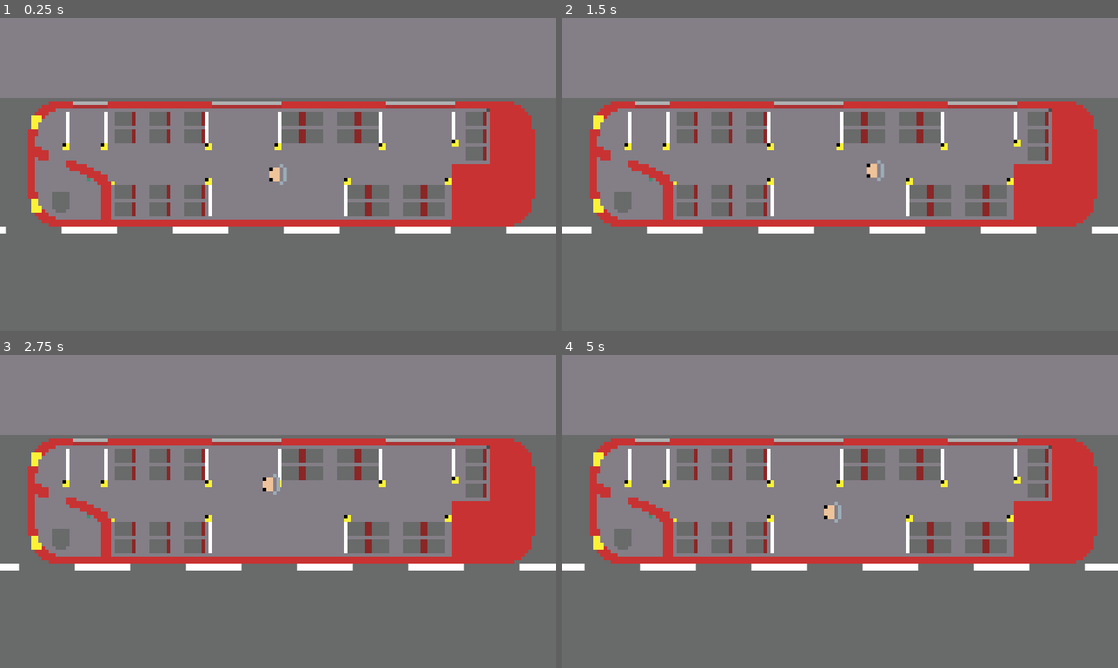
Above: before the commit, frames 1-4 (two rows, left to right).
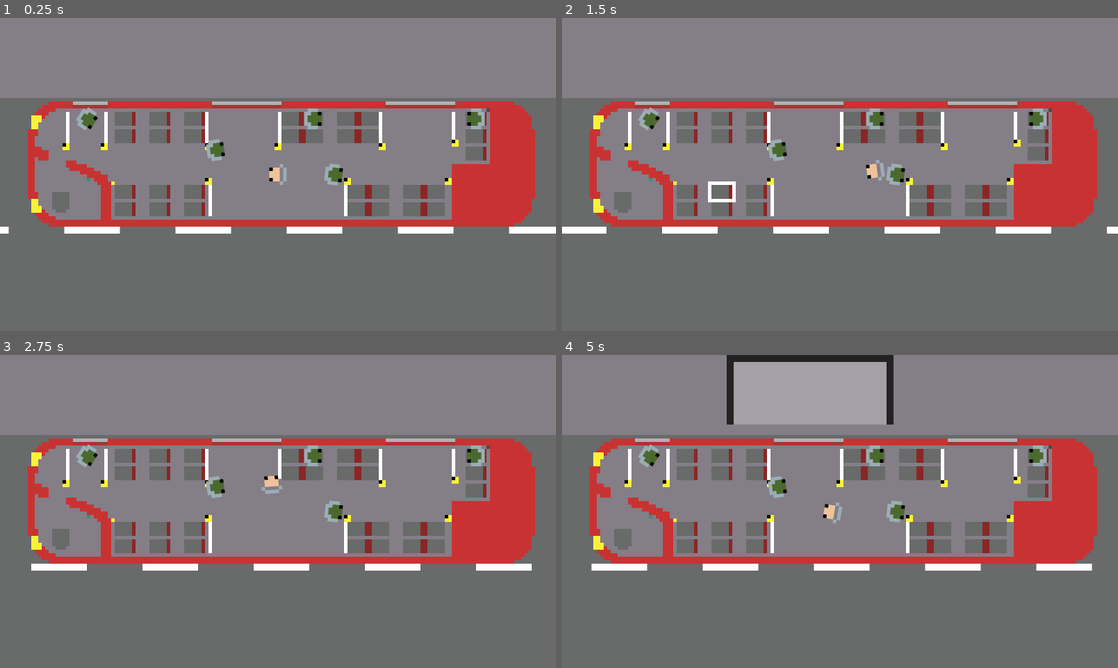
Above: after the commit, the same moments.

Repository: senseibobo/homeless
Game: Godot game, scene res://world/world.tscn
Same seed, same stepped clock (60 frames per second), same inputs: the game is played once before the commit and once after it.
Inputs (mouse positions are in pixels of both pictures, inside the frame that each line leads up to):
- Up to frame 1 (0.25 s): no input
- Up to frame 2 (1.5 s): move the mouse to (962, 158) at 0.52 s; click (962, 158) at 0.67 s; move the mouse to (728, 190) at 1.27 s; click (728, 190) at 1.42 s
- Up to frame 3 (2.75 s): move the mouse to (333, 442) at 2.02 s; click (333, 442) at 2.17 s
- Up to frame 4 (5 s): move the mouse to (812, 574) at 2.77 s; click (812, 574) at 2.92 s; move the mouse to (1006, 558) at 3.52 s; click (1006, 558) at 3.67 s; move the mouse to (673, 464) at 4.27 s; click (673, 464) at 4.42 s

The runs differ from the first frame. In frame 1, 1.0% of the frame differs, in the area x 1-92%, y 28-69%; in frame 2, 1.7%; in frame 3, 2.8%; in frame 4, 9.6%, in the area x 0-100%, y 0-69%.

Commit message:
added stations and npcs and stuff

Diff:
--- a/bus/bus.gd
+++ b/bus/bus.gd
@@ -1,5 +1,8 @@
 class_name Bus
 extends StaticBody2D
+
+
+static var current_bus: Bus
 
 
 signal open_doors
@@ -7,27 +10,50 @@
 
 
 var current_speed: float = 0.0
-var max_speed: float = 100.0
-var acceleration_time: float = 1.5
-var deceleration_time: float = 1.0
-@export var road: Road
+var max_speed: float = 200.0
+var acceleration_time: float = 2.0
+var deceleration_time: float = 2.4
+var chairs: Array[BusChair]
+var overcrowdedness: int = randi_range(3,10)
+@export var npc_scene: PackedScene
+@export var spawn_markers_node: Node2D
 
 
-func _ready() -> void:
+func do_driving_loop():
 	while true:
 		await start_driving()
-		await get_tree().create_timer(10.0).timeout
+		await get_tree().create_timer(1.0).timeout
 		await stop_driving()
-		await get_tree().create_timer(0.5).timeout
-		open_doors.emit()
-		await get_tree().create_timer(2.0).timeout
-		close_doors.emit()
-		await get_tree().create_timer(1.0).timeout
+
+
+func _ready():
+	for i in overcrowdedness:
+		var arr = spawn_markers_node.get_children()
+		var marker: Node2D = arr.pop_at(randi()%arr.size())
+		spawn_npc(marker.global_position)
+
+
+func spawn_npc(pos: Vector2):
+	var npc = npc_scene.instantiate()
+	npc.global_position = pos
+	npc.inside_bus = self
+	npc.global_rotation = randf()*TAU
+	add_child(npc)
+	if randi()%2 == 0:
+		var chair_index = randi()%31
+		var chair: BusChair = chairs[chair_index]
+		if chair.person_sitting == null:
+			npc.sit_on_chair(chair)
 
 
 func _process(delta):
-	if road:
-		road.movement_speed = current_speed
+	if current_bus == self:
+		if Road.road:
+			Road.road.movement_speed = current_speed
+	else:
+		global_position.x -= current_speed*delta
+		if global_position.x < -160:
+			queue_free()
 
 
 func start_driving():
@@ -39,4 +65,40 @@
 func stop_driving():
 	var tween: Tween = create_tween()
 	tween.tween_property(self, "current_speed", 0.0, deceleration_time)
+	var a = current_speed / deceleration_time
+	if current_bus == self:
+		Road.road.spawn_station(get_s_from_v0at(current_speed, a, deceleration_time), deceleration_time)
 	await tween.finished
+	await get_tree().create_timer(0.5).timeout
+	open_doors.emit()
+	await get_tree().create_timer(2.0).timeout
+	close_doors.emit()
+	await get_tree().create_timer(1.0).timeout
+
+
+func get_s_from_v0at(v0: float, a: float, t: float):
+	return v0*t - (2*a*pow(t,2.0))
+
+
+func _on_bus_area_body_entered(body: Node2D) -> void:
+	if body is Player:
+		current_bus = self
+		body.inside_bus = self
+
+
+func _on_bus_area_body_exited(body: Node2D) -> void:
+	if body is Player and current_bus == self:
+		current_bus = null
+		body.inside_bus = null
+
+
+func get_nearest_chair(to_position: Vector2, unoccupied: bool = true):
+	var nearest: BusChair = null
+	var nearest_distance: float = INF
+	for chair in chairs:
+		if unoccupied and chair.person_sitting != null: continue
+		var distance: float = chair.global_position.distance_to(to_position)
+		if distance < nearest_distance:
+			nearest_distance = distance
+			nearest = chair
+	return nearest
--- a/bus/bus.tscn
+++ b/bus/bus.tscn
@@ -1,8 +1,10 @@
-[gd_scene load_steps=16 format=3 uid="uid://b7t8pali5iwt4"]
+[gd_scene load_steps=19 format=3 uid="uid://b7t8pali5iwt4"]
 
 [ext_resource type="Texture2D" uid="uid://g3ptllkce4vr" path="res://bus/bus.png" id="1_scm5v"]
 [ext_resource type="Script" uid="uid://cpkvd8sqhe2w2" path="res://bus/bus.gd" id="1_turen"]
+[ext_resource type="PackedScene" uid="uid://0h7017aggg6i" path="res://people/npc.tscn" id="2_2e8t0"]
 [ext_resource type="PackedScene" uid="uid://cbxgji3vfp4nv" path="res://bus/door/bus_door.tscn" id="2_e3qt0"]
+[ext_resource type="PackedScene" uid="uid://wmht6527uk0u" path="res://bus/chair/bus_chair.tscn" id="4_phasv"]
 
 [sub_resource type="RectangleShape2D" id="RectangleShape2D_e3qt0"]
 size = Vector2(2, 36)
@@ -40,8 +42,14 @@
 [sub_resource type="RectangleShape2D" id="RectangleShape2D_rpoxf"]
 size = Vector2(30, 2)
 
-[node name="Bus" type="StaticBody2D" groups=["navigation_polygon_source_geometry_group"]]
+[sub_resource type="RectangleShape2D" id="RectangleShape2D_uumjb"]
+size = Vector2(140, 32)
+
+[node name="Bus" type="StaticBody2D" node_paths=PackedStringArray("spawn_markers_node") groups=["navigation_polygon_source_geometry_group"]]
+z_index = -1
 script = ExtResource("1_turen")
+npc_scene = ExtResource("2_2e8t0")
+spawn_markers_node = NodePath("SpawnMarkers")
 
 [node name="Sprite2D" type="Sprite2D" parent="."]
 texture = ExtResource("1_scm5v")
@@ -136,3 +144,175 @@
 [node name="CollisionShape2D5" type="CollisionShape2D" parent="."]
 position = Vector2(16, -17)
 shape = SubResource("RectangleShape2D_rpoxf")
+
+[node name="BusChair" parent="." instance=ExtResource("4_phasv")]
+position = Vector2(-44, -13)
+edge_chair = true
+
+[node name="BusChair2" parent="." instance=ExtResource("4_phasv")]
+position = Vector2(-34, -13)
+edge_chair = true
+
+[node name="BusChair3" parent="." instance=ExtResource("4_phasv")]
+position = Vector2(-24, -13)
+edge_chair = true
+
+[node name="BusChair4" parent="." instance=ExtResource("4_phasv")]
+position = Vector2(-44, -8)
+
+[node name="BusChair5" parent="." instance=ExtResource("4_phasv")]
+position = Vector2(-34, -8)
+
+[node name="BusChair6" parent="." instance=ExtResource("4_phasv")]
+position = Vector2(-24, -8)
+
+[node name="BusChair7" parent="." instance=ExtResource("4_phasv")]
+position = Vector2(-44, 8)
+
+[node name="BusChair8" parent="." instance=ExtResource("4_phasv")]
+position = Vector2(-34, 8)
+
+[node name="BusChair9" parent="." instance=ExtResource("4_phasv")]
+position = Vector2(-24, 8)
+
+[node name="BusChair10" parent="." instance=ExtResource("4_phasv")]
+position = Vector2(-44, 13)
+edge_chair = true
+
+[node name="BusChair11" parent="." instance=ExtResource("4_phasv")]
+position = Vector2(-34, 13)
+edge_chair = true
+
+[node name="BusChair12" parent="." instance=ExtResource("4_phasv")]
+position = Vector2(-24, 13)
+edge_chair = true
+
+[node name="BusChair13" parent="." instance=ExtResource("4_phasv")]
+position = Vector2(23, 8)
+
+[node name="BusChair14" parent="." instance=ExtResource("4_phasv")]
+position = Vector2(29, 8)
+rotation = 3.14159
+
+[node name="BusChair16" parent="." instance=ExtResource("4_phasv")]
+position = Vector2(23, 13)
+edge_chair = true
+
+[node name="BusChair17" parent="." instance=ExtResource("4_phasv")]
+position = Vector2(29, 13)
+rotation = 3.14159
+edge_chair = true
+
+[node name="BusChair15" parent="." instance=ExtResource("4_phasv")]
+position = Vector2(39, 8)
+
+[node name="BusChair29" parent="." instance=ExtResource("4_phasv")]
+position = Vector2(57, -3)
+
+[node name="BusChair30" parent="." instance=ExtResource("4_phasv")]
+position = Vector2(57, -8)
+
+[node name="BusChair31" parent="." instance=ExtResource("4_phasv")]
+position = Vector2(57, -13)
+edge_chair = true
+
+[node name="BusChair18" parent="." instance=ExtResource("4_phasv")]
+position = Vector2(45, 8)
+rotation = 3.14159
+
+[node name="BusChair19" parent="." instance=ExtResource("4_phasv")]
+position = Vector2(39, 13)
+edge_chair = true
+
+[node name="BusChair20" parent="." instance=ExtResource("4_phasv")]
+position = Vector2(45, 13)
+rotation = 3.14159
+edge_chair = true
+
+[node name="BusChair21" parent="." instance=ExtResource("4_phasv")]
+position = Vector2(20, -13)
+edge_chair = true
+
+[node name="BusChair22" parent="." instance=ExtResource("4_phasv")]
+position = Vector2(26, -13)
+rotation = 3.14159
+edge_chair = true
+
+[node name="BusChair23" parent="." instance=ExtResource("4_phasv")]
+position = Vector2(20, -8)
+
+[node name="BusChair24" parent="." instance=ExtResource("4_phasv")]
+position = Vector2(26, -8)
+rotation = 3.14159
+
+[node name="BusChair25" parent="." instance=ExtResource("4_phasv")]
+position = Vector2(4, -13)
+edge_chair = true
+
+[node name="BusChair26" parent="." instance=ExtResource("4_phasv")]
+position = Vector2(10, -13)
+rotation = 3.14159
+edge_chair = true
+
+[node name="BusChair27" parent="." instance=ExtResource("4_phasv")]
+position = Vector2(4, -8)
+
+[node name="BusChair28" parent="." instance=ExtResource("4_phasv")]
+position = Vector2(10, -8)
+rotation = 3.14159
+
+[node name="BusArea" type="Area2D" parent="."]
+input_pickable = false
+
+[node name="CollisionShape2D" type="CollisionShape2D" parent="BusArea"]
+shape = SubResource("RectangleShape2D_uumjb")
+
+[node name="SpawnMarkers" type="Node2D" parent="."]
+
+[node name="Marker2D" type="Marker2D" parent="SpawnMarkers"]
+position = Vector2(-55, -10)
+
+[node name="Marker2D2" type="Marker2D" parent="SpawnMarkers"]
+position = Vector2(-18, -1)
+
+[node name="Marker2D3" type="Marker2D" parent="SpawnMarkers"]
+position = Vector2(-15, 12)
+
+[node name="Marker2D4" type="Marker2D" parent="SpawnMarkers"]
+position = Vector2(-10, 12)
+
+[node name="Marker2D5" type="Marker2D" parent="SpawnMarkers"]
+position = Vector2(-5, 12)
+
+[node name="Marker2D6" type="Marker2D" parent="SpawnMarkers"]
+position = Vector2(0, 12)
+
+[node name="Marker2D7" type="Marker2D" parent="SpawnMarkers"]
+position = Vector2(5, 12)
+
+[node name="Marker2D8" type="Marker2D" parent="SpawnMarkers"]
+position = Vector2(10, 12)
+
+[node name="Marker2D9" type="Marker2D" parent="SpawnMarkers"]
+position = Vector2(15, 12)
+
+[node name="Marker2D10" type="Marker2D" parent="SpawnMarkers"]
+position = Vector2(16, 6)
+
+[node name="Marker2D11" type="Marker2D" parent="SpawnMarkers"]
+position = Vector2(1, -2)
+
+[node name="Marker2D12" type="Marker2D" parent="SpawnMarkers"]
+position = Vector2(29, -2)
+
+[node name="Marker2D13" type="Marker2D" parent="SpawnMarkers"]
+position = Vector2(21, 2)
+
+[node name="Marker2D14" type="Marker2D" parent="SpawnMarkers"]
+position = Vector2(47, 1)
+
+[node name="Marker2D15" type="Marker2D" parent="SpawnMarkers"]
+position = Vector2(50, -3)
+
+[connection signal="body_entered" from="BusArea" to="." method="_on_bus_area_body_entered"]
+[connection signal="body_exited" from="BusArea" to="." method="_on_bus_area_body_exited"]
--- /dev/null
+++ b/bus/chair/bus_chair.gd
@@ -0,0 +1,57 @@
+class_name BusChair
+extends Area2D
+
+
+static var chairs: Array[BusChair]
+
+var mouse_over: bool = false
+var person_sitting: Person
+var bus: Bus
+@export var edge_chair: bool = false
+
+
+func _ready():
+	bus = get_parent()
+	bus.chairs.append(self)
+	chairs.append(self)
+	visible = false
+
+
+func _exit_tree() -> void:
+	chairs.erase(self)
+
+
+func _on_mouse_entered() -> void:
+	print("AA")
+	if person_sitting: return
+	Player.instance.disable_mouse_input()
+	visible = true
+	mouse_over = true
+
+
+func _on_mouse_exited() -> void:
+	Player.instance.enable_mouse_input()
+	visible = false
+	mouse_over = false
+
+
+func sit_person(person: Person):
+	person_sitting = person
+
+
+func stand_up_person():
+	person_sitting = null
+
+
+func _unhandled_input(event: InputEvent) -> void:
+	if event is InputEventMouseButton:
+		if mouse_over and visible and event.pressed and event.button_index == MOUSE_BUTTON_LEFT:
+			Player.instance.go_to_chair(self)
+	elif event is InputEventMouseMotion:
+		var size: Vector2 = Vector2(6,4)
+		if Rect2(global_position - size/2, size).has_point(get_global_mouse_position()):
+			if not mouse_over:
+				_on_mouse_entered()
+		else:
+			if mouse_over:
+				_on_mouse_exited()
--- /dev/null
+++ b/bus/chair/bus_chair.tscn
@@ -0,0 +1,19 @@
+[gd_scene load_steps=4 format=3 uid="uid://wmht6527uk0u"]
+
+[ext_resource type="Script" uid="uid://cbfnukmkq6qu8" path="res://bus/chair/bus_chair.gd" id="1_v0vlt"]
+[ext_resource type="Texture2D" uid="uid://c2dd1r1okago1" path="res://bus/chair/chair_outline.png" id="1_wr33o"]
+
+[sub_resource type="RectangleShape2D" id="RectangleShape2D_v0vlt"]
+size = Vector2(6, 4)
+
+[node name="BusChair" type="Area2D"]
+script = ExtResource("1_v0vlt")
+
+[node name="CollisionShape2D" type="CollisionShape2D" parent="."]
+shape = SubResource("RectangleShape2D_v0vlt")
+
+[node name="ChairOutline" type="Sprite2D" parent="."]
+texture = ExtResource("1_wr33o")
+
+[connection signal="mouse_entered" from="." to="." method="_on_mouse_entered"]
+[connection signal="mouse_exited" from="." to="." method="_on_mouse_exited"]
--- /dev/null
+++ b/people/ais/npc_ai.gd
@@ -0,0 +1 @@
+extends PersonAi
--- /dev/null
+++ b/people/ais/person_ai.gd
@@ -0,0 +1,26 @@
+class_name PersonAi
+extends Resource
+
+
+enum State
+{
+	STANDING_WAITING,
+	SITTING,
+	GOING_TO_CHAIR,
+	CHECKING,
+	GOING_TO_PERSON_CHECK,
+}
+
+
+var state: State
+var person: Person
+
+
+func init(person: Person):
+	self.person = person
+
+
+func _process(delta):
+	match state:
+		State.STANDING_WAITING:
+			pass
--- /dev/null
+++ b/people/npc.tscn
@@ -0,0 +1,9 @@
+[gd_scene load_steps=3 format=3 uid="uid://0h7017aggg6i"]
+
+[ext_resource type="PackedScene" uid="uid://bx3axj4sov758" path="res://people/person.tscn" id="1_28a4l"]
+[ext_resource type="Texture2D" uid="uid://b3youyxg5r3vf" path="res://people/textures/frog.png" id="2_crwxw"]
+
+[node name="Npc" instance=ExtResource("1_28a4l")]
+
+[node name="Sprite2D" parent="." index="0"]
+texture = ExtResource("2_crwxw")
--- a/people/person.gd
+++ b/people/person.gd
@@ -5,13 +5,30 @@
 @export var nav_agent: NavigationAgent2D
 @export var overlap_area: Area2D
 
+@export var ai: PersonAi
+
+@export var checker: bool = false
+var checked: bool = false
 var move_speed: float = 15.0
 var walking: bool = false
+var target_chair: BusChair
+var sitting_on_chair: BusChair
+var inside_bus: Bus = null
 
 
-func set_destination(pos: Vector2):
-	nav_agent.target_position = pos
-	walking = true
+func _ready():
+	pass
+
+
+func _init_ai():
+	if ai:
+		ai = ai.duplicate()
+		ai.init(self)
+
+
+func _process(delta: float) -> void:
+	if ai:
+		ai._process(delta)
 
 
 func _physics_process(delta: float) -> void:
@@ -19,10 +36,40 @@
 		var dir: Vector2 = global_position.direction_to(nav_agent.get_next_path_position())
 		var speed: float = get_speed()
 		velocity = dir * speed
+		global_rotation = velocity.angle() + PI
 		move_and_slide()
 		if nav_agent.is_target_reached():
 			walking = false
+		if target_chair:
+			if target_chair.person_sitting != null:
+				target_chair = null
+				walking = false
+			if global_position.distance_to(target_chair.global_position) < 3.0:
+				sit_on_chair(target_chair)
 
+
+
+func set_destination(pos: Vector2):
+	nav_agent.target_position = pos
+	target_chair = null
+	walking = true
+	if sitting_on_chair:
+		sitting_on_chair.stand_up_person()
+		sitting_on_chair = null
+
+
+func go_to_chair(chair: BusChair):
+	set_destination(chair.global_position)
+	target_chair = chair
+
+
+func sit_on_chair(chair: BusChair):
+	chair.sit_person(self)
+	global_position = chair.global_position
+	global_rotation = chair.global_rotation
+	sitting_on_chair = chair
+	chair = null
+	walking = false
 
 func get_speed():
 	var speed: float = move_speed
--- a/people/person.tscn
+++ b/people/person.tscn
@@ -10,6 +10,7 @@
 radius = 3.0
 
 [node name="Person" type="CharacterBody2D" node_paths=PackedStringArray("nav_agent", "overlap_area")]
+z_index = 5
 collision_layer = 2
 script = ExtResource("1_l7mqu")
 nav_agent = NodePath("NavigationObstacle2D")
--- a/people/player/player.gd
+++ b/people/player/player.gd
@@ -2,7 +2,26 @@
 extends Person
 
 
+static var instance: Player
+var mouse_input: bool = true
+
+func _ready():
+	instance = self
+
+
+func _exit_tree():
+	if instance == self: instance = null
+
+
 func _unhandled_input(event: InputEvent) -> void:
 	if event is InputEventMouseButton:
-		if event.button_index == MOUSE_BUTTON_LEFT and event.pressed:
+		if event.button_index == MOUSE_BUTTON_LEFT and event.pressed and mouse_input:
 			set_destination(get_global_mouse_position())
+
+
+func enable_mouse_input():
+	mouse_input = true
+
+
+func disable_mouse_input():
+	mouse_input = false
--- a/world/road.gd
+++ b/world/road.gd
@@ -2,9 +2,23 @@
 extends Sprite2D
 
 
+static var road: Road
+
 var movement_speed: float = 0.0
+@export var station_scene: PackedScene
+
+
+
+func _ready():
+	road = self
 
 
 func _process(delta: float) -> void:
 	global_position.x += delta*movement_speed
 	global_position.x = fposmod(global_position.x, 160)
+
+
+func spawn_station(x_distance: float, time_to_reach: float):
+	var station: Station = station_scene.instantiate()
+	get_tree().current_scene.add_child(station)
+	station.global_position = Vector2(x_distance/2.0, -35.0)
--- /dev/null
+++ b/world/station/station.gd
@@ -0,0 +1,41 @@
+class_name Station
+extends Node2D
+
+
+static var current_station: Station
+
+var waited_time: float = 0.0
+var spawned_bus: bool = false
+
+
+@export var bus_scene: PackedScene
+
+
+func _ready():
+	current_station = self
+
+
+
+func _process(delta):
+	if Bus.current_bus:
+		global_position.x += Bus.current_bus.current_speed*delta
+		if global_position.x > 120:
+			queue_free()
+	else:
+		waited_time += delta
+		if waited_time > 5.0:
+			spawn_bus()
+			waited_time -= 10.0
+
+
+func spawn_bus():
+	spawned_bus = true
+	var bus: Bus = bus_scene.instantiate()
+	get_tree().current_scene.add_child(bus)
+	bus.current_speed = bus.max_speed
+	var a: float = bus.current_speed / bus.deceleration_time
+	var start_x: float = -0.5*bus.get_s_from_v0at(bus.current_speed, a, bus.deceleration_time)
+	print(start_x)
+	bus.global_position = Vector2(start_x, -3.0)
+	await bus.stop_driving()
+	bus.do_driving_loop()
--- /dev/null
+++ b/world/station/station.tscn
@@ -0,0 +1,12 @@
+[gd_scene load_steps=4 format=3 uid="uid://dga0elk6tlecb"]
+
+[ext_resource type="Texture2D" uid="uid://duuklx8d6cdcp" path="res://world/station/station.png" id="1_34rvf"]
+[ext_resource type="Script" uid="uid://cxsqcp7fv0e8m" path="res://world/station/station.gd" id="1_fkjaq"]
+[ext_resource type="PackedScene" uid="uid://b7t8pali5iwt4" path="res://bus/bus.tscn" id="2_a8tip"]
+
+[node name="Station" type="Node2D"]
+script = ExtResource("1_fkjaq")
+bus_scene = ExtResource("2_a8tip")
+
+[node name="Station" type="Sprite2D" parent="."]
+texture = ExtResource("1_34rvf")
--- /dev/null
+++ b/world/world.gd
@@ -0,0 +1,8 @@
+extends Node2D
+
+
+@export var first_bus: Bus
+
+
+func _ready():
+	first_bus.do_driving_loop()
--- a/world/world.tscn
+++ b/world/world.tscn
@@ -1,9 +1,11 @@
-[gd_scene load_steps=6 format=3 uid="uid://ct36gdauti8ip"]
+[gd_scene load_steps=8 format=3 uid="uid://ct36gdauti8ip"]
 
 [ext_resource type="PackedScene" uid="uid://cmwxwut7v3tx" path="res://people/player/player.tscn" id="1_6xmxd"]
 [ext_resource type="Texture2D" uid="uid://bo3ejlwemsvpi" path="res://world/road.png" id="1_4717r"]
+[ext_resource type="Script" uid="uid://smgj3lpcwp6g" path="res://world/world.gd" id="1_fn3g3"]
 [ext_resource type="Script" uid="uid://b0jjc60miultb" path="res://world/road.gd" id="2_h5o24"]
 [ext_resource type="PackedScene" uid="uid://b7t8pali5iwt4" path="res://bus/bus.tscn" id="2_tcf2h"]
+[ext_resource type="PackedScene" uid="uid://dga0elk6tlecb" path="res://world/station/station.tscn" id="3_mmdvd"]
 
 [sub_resource type="NavigationPolygon" id="NavigationPolygon_tcf2h"]
 vertices = PackedVector2Array(-53.5, 9.25, -53.5, 13.5, -67.5, 13.5, -67.5, 1.86719, 33.5, -13.5, 33.5, -20.5, 47.5, -1 …(649 unchanged characters)…
@@ -12,13 +14,17 @@
 source_geometry_mode = 2
 agent_radius = 2.5
 
-[node name="World" type="Node2D"]
+[node name="World" type="Node2D" node_paths=PackedStringArray("first_bus")]
+script = ExtResource("1_fn3g3")
+first_bus = NodePath("Bus")
 
 [node name="Road" type="Sprite2D" parent="."]
+z_index = -5
 texture = ExtResource("1_4717r")
 centered = false
 offset = Vector2(-80, -45)
 script = ExtResource("2_h5o24")
+station_scene = ExtResource("3_mmdvd")
 
 [node name="Road2" type="Sprite2D" parent="Road"]
 position = Vector2(-160, 0)
@@ -28,12 +34,12 @@
 
 [node name="Camera2D" type="Camera2D" parent="."]
 
-[node name="Bus" parent="." node_paths=PackedStringArray("road") instance=ExtResource("2_tcf2h")]
+[node name="Bus" parent="." instance=ExtResource("2_tcf2h")]
 position = Vector2(0, -3)
-road = NodePath("../Road")
 
 [node name="NavigationRegion2D" type="NavigationRegion2D" parent="."]
 navigation_polygon = SubResource("NavigationPolygon_tcf2h")
 
 [node name="Player" parent="." instance=ExtResource("1_6xmxd")]
+z_index = 0
 collision_layer = 1
Not shown, added: bus/chair/bus_chair.gd.uid
Binary file added: bus/chair/chair_outline.png
Not shown, added: bus/chair/chair_outline.png.import
Not shown, added: people/ais/npc_ai.gd.uid
Not shown, added: people/ais/person_ai.gd.uid
Binary file added: people/textures/checker.png
Not shown, added: people/textures/checker.png.import
Not shown, added: world/station/station.gd.uid
Binary file added: world/station/station.png
Not shown, added: world/station/station.png.import
Not shown, added: world/world.gd.uid
